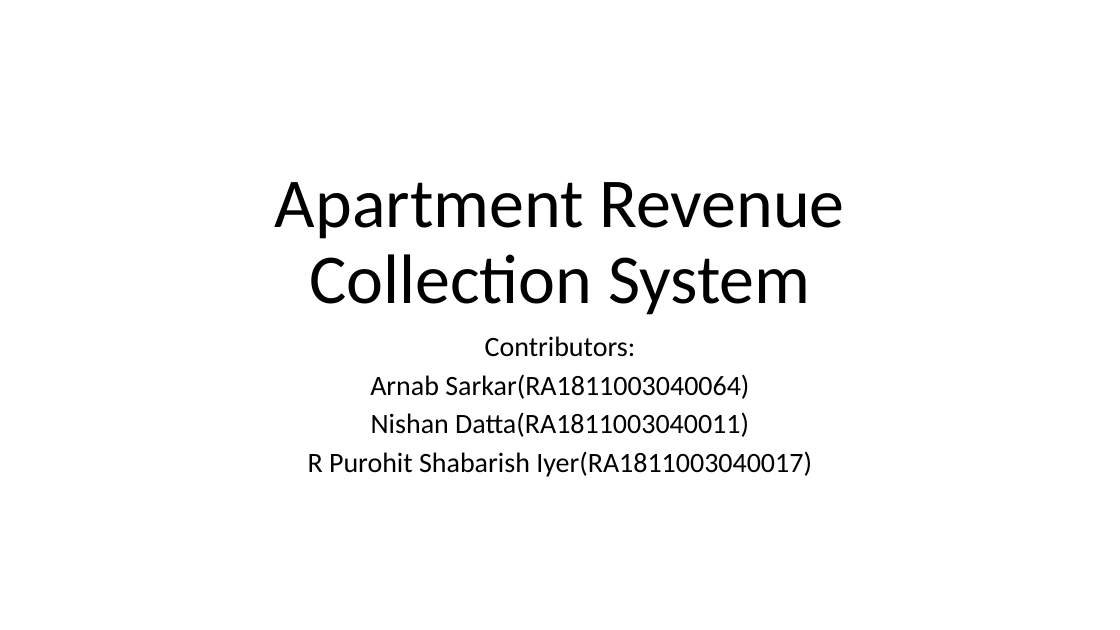
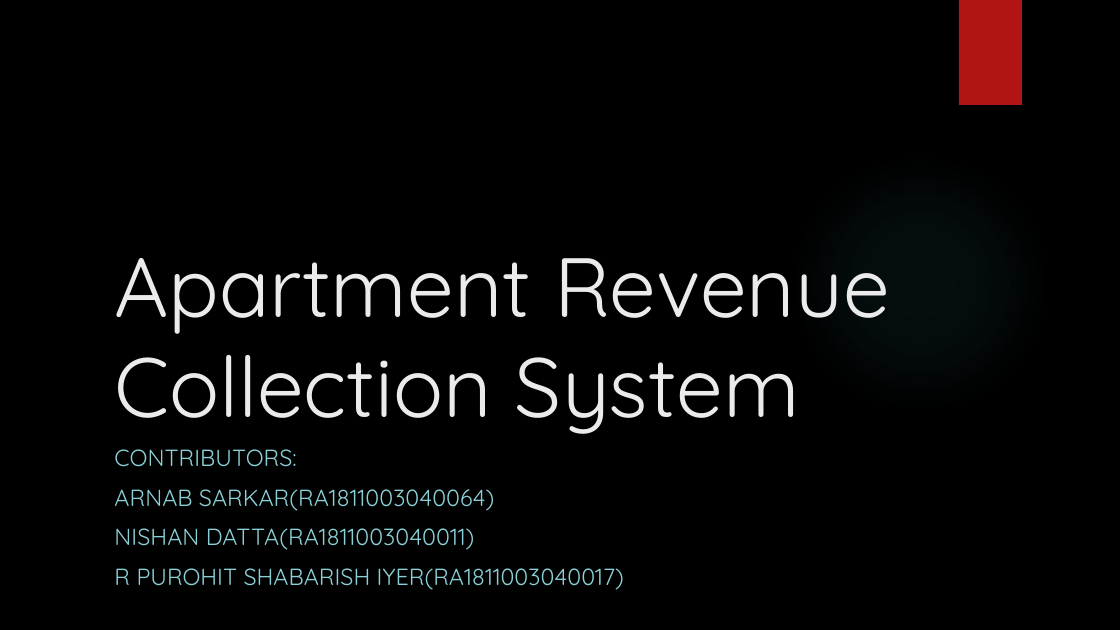
Before and after one commit to GeekyPython/Apartment_Rental_System, a slide deck: slide 1 of Project_Presentation.pptx. Drawn at 1120x630 pixels with LibreOffice and Linux fonts; fonts in the diff are those of the drawing; background and template pictures are left out. Boxes give left, top, right and bottom in pixels: in the first picture for what was removed or moved away, otherwise in the second. Text is boxed around its words. In the diff, an @@ line names an element or a change of style, - is before the commit and + after.

```diff
--- a/Project_Presentation.pptx
+++ b/Project_Presentation.pptx
@@ background #FFFFFF to picture (left out) @@
@@ rectangle added at [959,0,1022,105], fill #B01513 @@
@@ title "Apartment Revenue Collection System": place and size @@
-title "Apartment Revenue Collection System" at [275,182,844,315]
+title "Apartment Revenue Collection System" at [114,258,890,434]
@@ title "Apartment Revenue Collection System" at [114,258,890,434]: size 60 to 72 pt, font Calibri to Quicksand, text colour #000000 to #EBEBEB; alignment centre to left; line spacing 0.9 to 1 @@
@@ ellipse added at [791,154,1049,413], fill gradient #50B9C1 @@
@@ subtitle at [114,449,624,590]: text changed; size 24 to 20 pt; font Calibri to Quicksand; text colour #000000 to #8AD0D6 @@
-Contributors:
-Arnab Sarkar(RA1811003040064)
-Nishan Datta(RA1811003040011)
-R Purohit Shabarish Iyer(RA1811003040017)
+CONTRIBUTORS:
+ARNAB SARKAR(RA1811003040064)
+NISHAN DATTA(RA1811003040011)
+R PUROHIT SHABARISH IYER(RA1811003040017)
```
Also in this commit, not shown: 4 other slides changed, 5 slides added.
